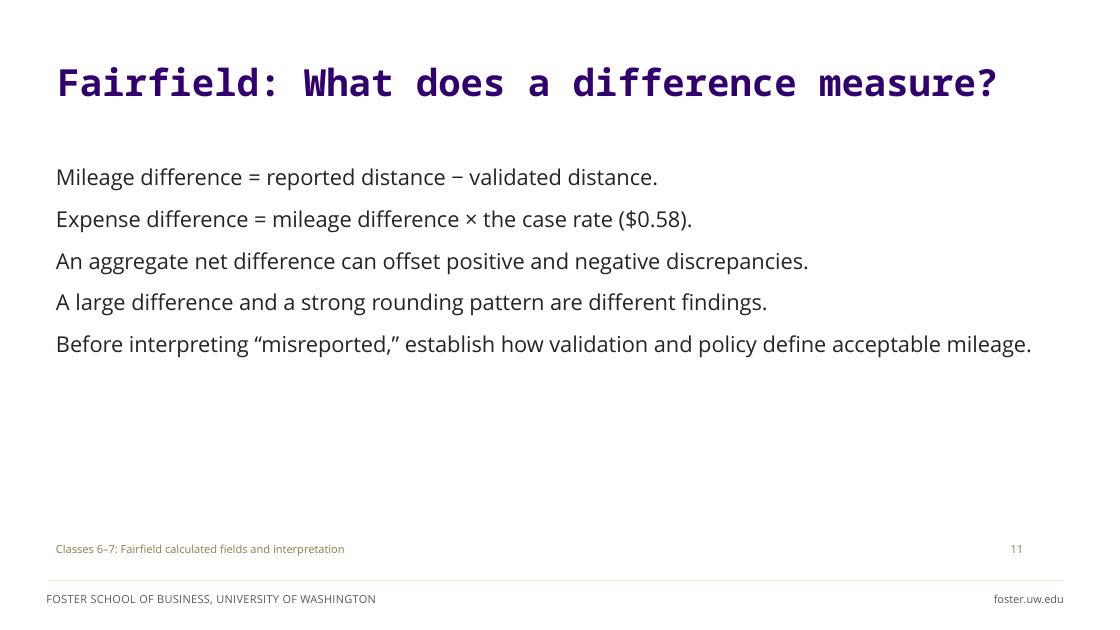
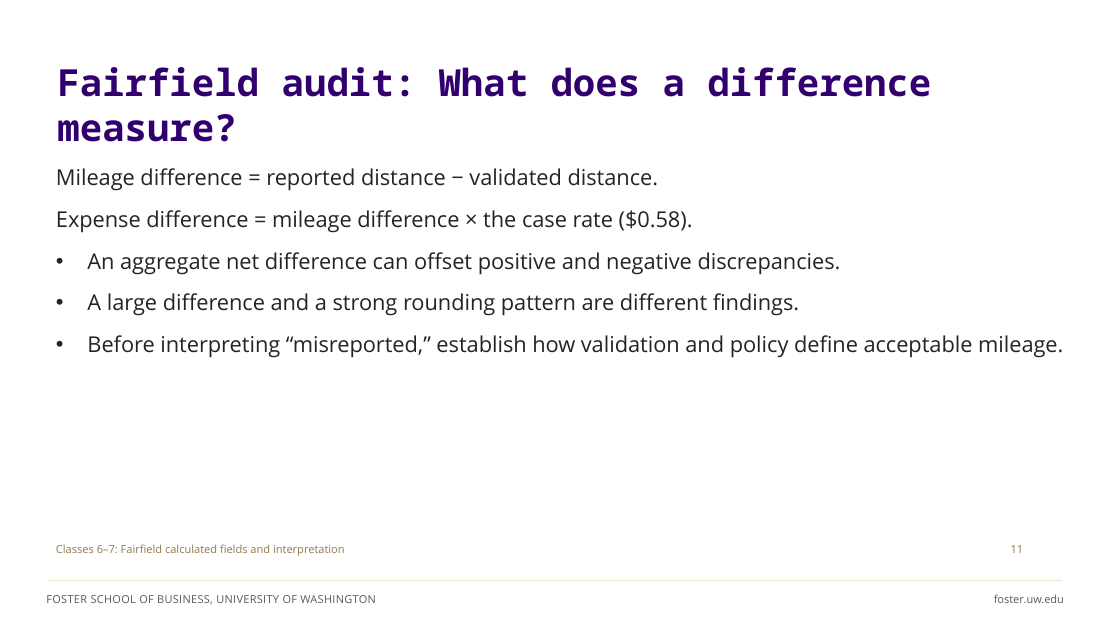
Before and after one commit to ashercurtis/slides.io, a slide deck: slide 12 of ACCTG320/ACCTG320Class07_2026.pptx (slide 18 before the commit). Drawn at 1120x630 pixels with LibreOffice and Linux fonts; fonts in the diff are those of the drawing. Boxes give left, top, right and bottom in pixels: in the first picture for what was removed or moved away, otherwise in the second. Text is boxed around its words. In the diff, an @@ line names an element or a change of style, - is before the commit and + after.

```diff
--- a/ACCTG320/ACCTG320Class07_2026.pptx
+++ b/ACCTG320/ACCTG320Class07_2026.pptx
@@ text at box(57, 67, 931, 142): text changed @@
-Fairfield: What does a difference measure?
+Fairfield audit: What does a difference measure?
@@ text at box(87, 252, 1063, 358): bullet none to • @@
```
Also in this commit, not shown: 11 other slides changed, 3 slides added, 9 slides removed.
